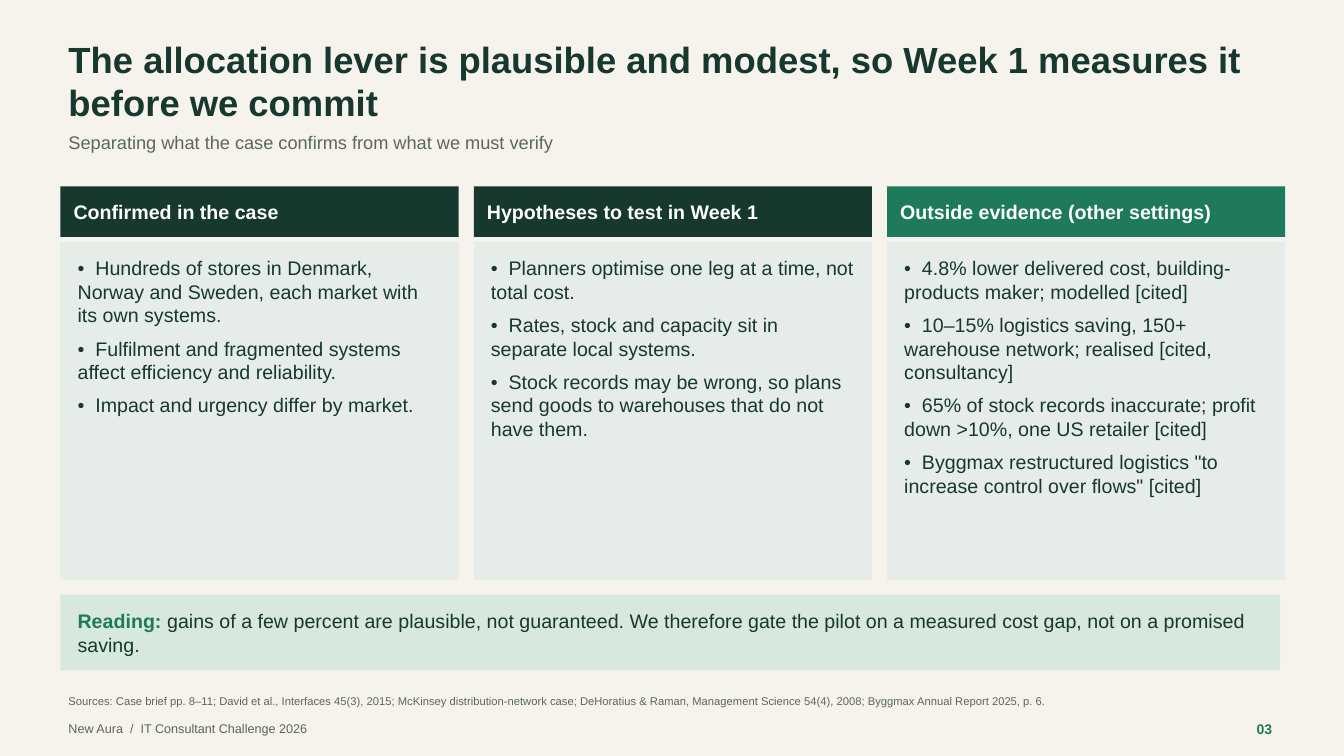
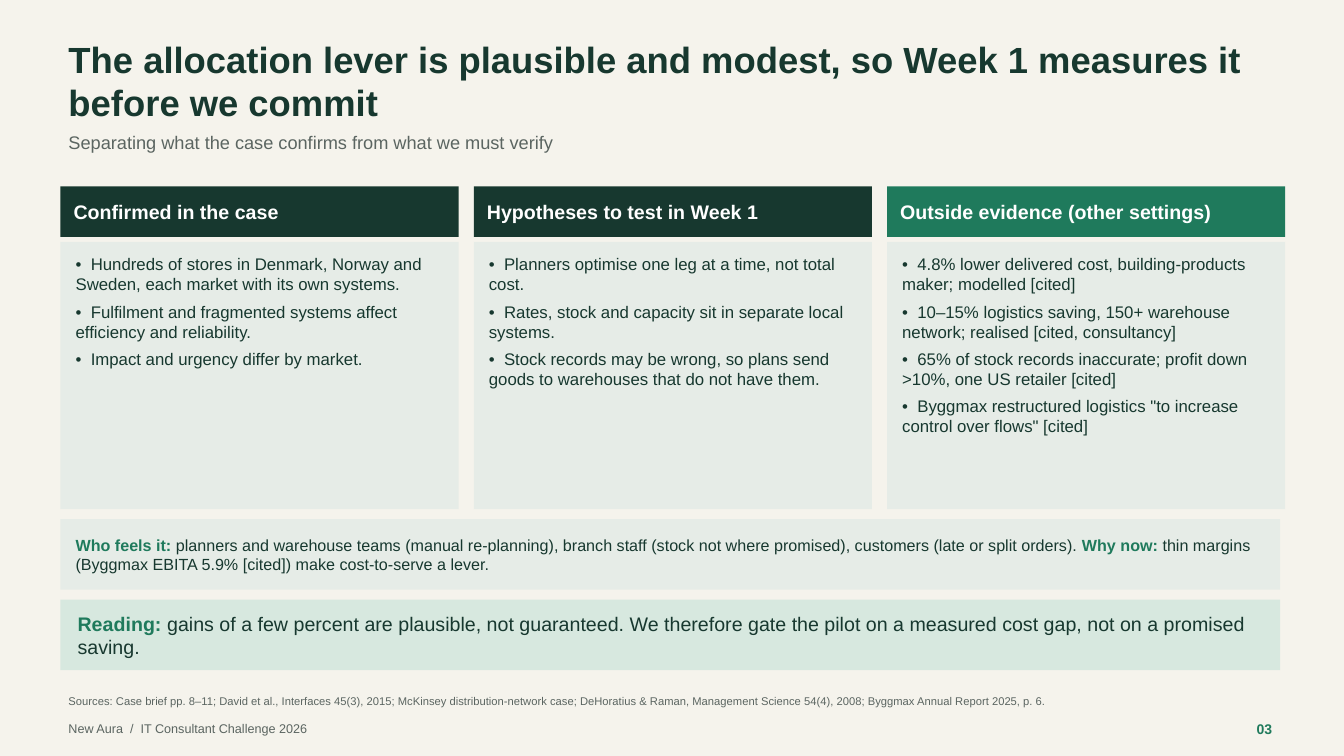
Before and after one commit to tuankiet18-dev/IT-consultant, a slide deck: slide 3 of proposal/final/NEW AURA.pptx. Drawn at 1344x756 pixels with LibreOffice and Linux fonts; fonts in the diff are those of the drawing. Boxes give left, top, right and bottom in pixels: in the first picture for what was removed or moved away, otherwise in the second. Text is boxed around its words. In the diff, an @@ line names an element or a change of style, - is before the commit and + after.

```diff
--- a/proposal/final/NEW AURA.pptx
+++ b/proposal/final/NEW AURA.pptx
@@ rectangle "• Hundreds of stores in ..." resized from (x1=60, y1=242, x2=459, y2=580) to (x1=60, y1=242, x2=459, y2=509) @@
@@ rectangle "• Planners optimise one leg ..." resized from (x1=474, y1=242, x2=872, y2=580) to (x1=474, y1=242, x2=872, y2=509) @@
@@ size 14 to 12 pt; less space between paragraphs in 3 elements at (x1=60, y1=242, x2=459, y2=509), (x1=474, y1=242, x2=872, y2=509), (x1=887, y1=242, x2=1286, y2=509) @@
@@ rectangle "• 4.8% lower delivered cost, ..." resized from (x1=887, y1=242, x2=1286, y2=580) to (x1=887, y1=242, x2=1286, y2=509) @@
@@ rectangle added at (x1=60, y1=519, x2=1280, y2=590), fill #E6ECE7, 11.5 pt, text #17382F @@
+Who feels it: planners and warehouse teams (manual re-planning), branch staff (stock not where promised), customers (late or split orders). Why now: thin margins (Byggmax EBITA 5.9% [cited]) make cost-to-serve a lever.
@@ rectangle "Reading: gains of a few ..." resized from (x1=60, y1=595, x2=1280, y2=670) to (x1=60, y1=600, x2=1280, y2=670) @@
```
Also in this commit, not shown: 3 other slides changed, 1 other file.
